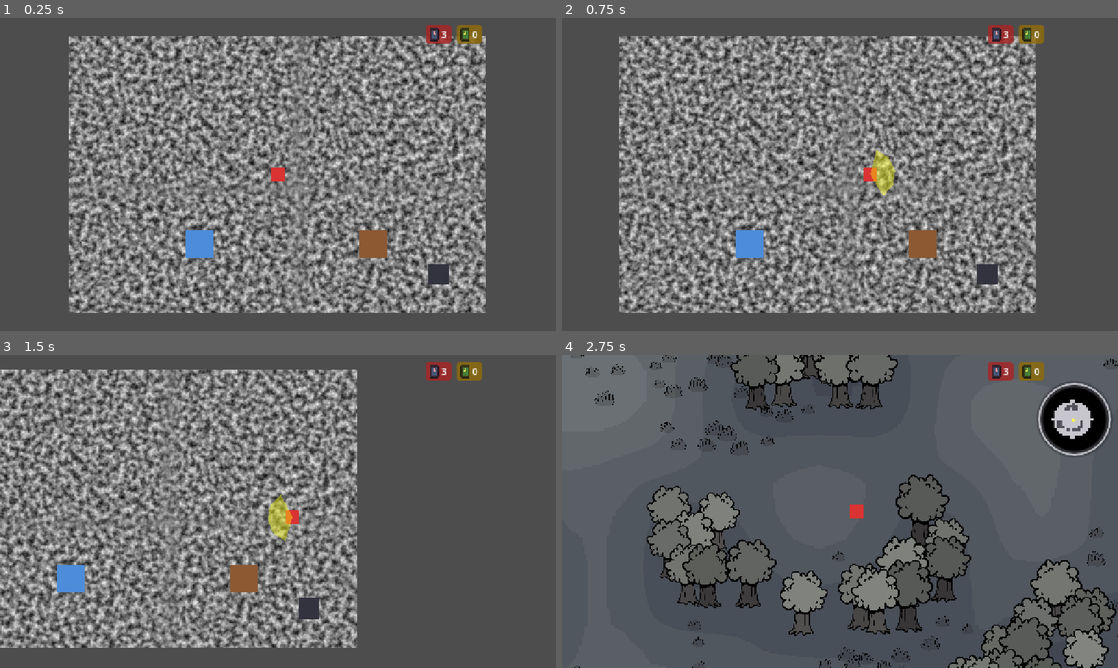
Above: before the commit, frames 1-4 (two rows, left to right).
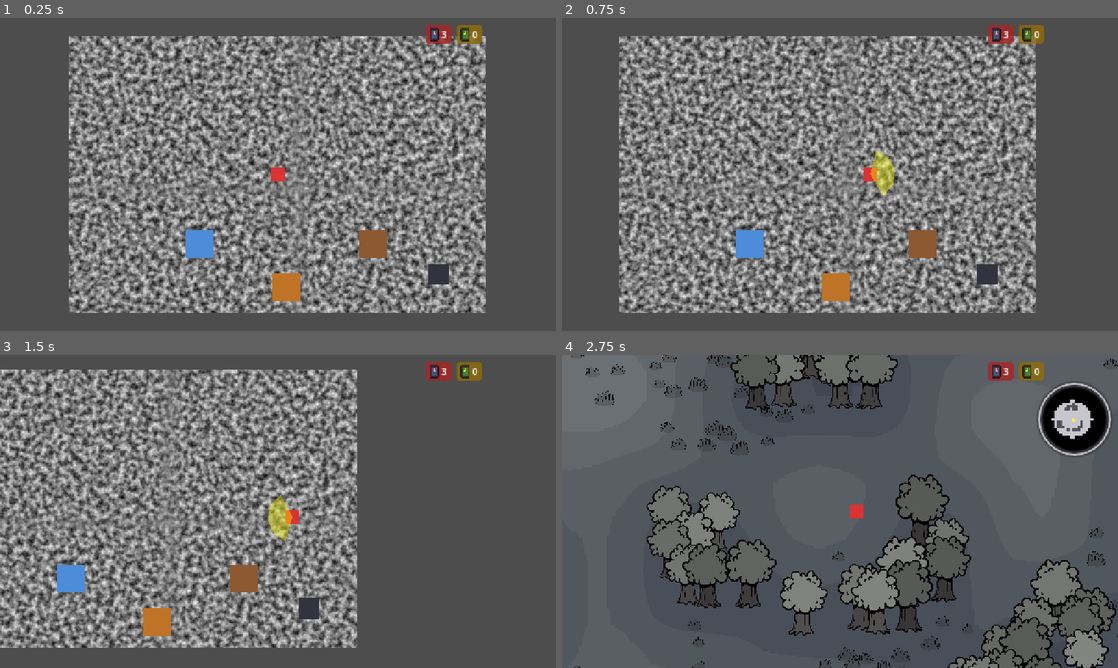
Above: after the commit, the same moments.

Repository: Saitamadupauvre/brotatomato
Game: Godot game, scene res://scenes/main/main.tscn
Same seed, same stepped clock (60 frames per second), same inputs: the game is played once before the commit and once after it. The engine's default icon, where the game draws it, is replaced by a stand-in: a white triangle on a blue panel in a dark square.
Inputs (mouse positions are in pixels of both pictures, inside the frame that each line leads up to):
- Up to frame 1 (0.25 s): no input
- Up to frame 2 (0.75 s): tap Enter at 0.5 s; move the mouse to (962, 158) at 0.52 s; hold D (move_right) from 0.53 s (still down); hold E (interact) from 0.53 s (still down); tap Shift (dash) at 0.6 s; click (962, 158) at 0.67 s
- Up to frame 3 (1.5 s): move the mouse to (166, 527) at 1.27 s; release D (move_right) at 1.28 s; release E (interact) at 1.28 s; hold S (move_down) from 1.28 s (still down); tap E (interact) at 1.35 s; click (166, 527) at 1.42 s
- Up to frame 4 (2.75 s): tap Shift (dash) at 1.55 s; move the mouse to (895, 442) at 2.02 s; release S (move_down) at 2.03 s; press the mouse at (895, 442) at 2.03 s; hold D (move_right) from 2.03 s (still down); tap E (interact) at 2.3 s

The runs differ from the first frame. In frame 1, 0.4% of the frame differs, in the area x 49-54%, y 81-91%; in frame 2, 0.4%; in frame 3, 0.4%; in frame 4, nothing differs.

Commit message:
feat(camp): add crop storage chest with deposit/withdraw

Diff:
--- /dev/null
+++ b/scenes/entities/chest.tscn
@@ -0,0 +1,35 @@
+[gd_scene load_steps=5 format=3 uid="uid://cchest0000001"]
+
+[ext_resource type="Script" path="res://scripts/entities/chest.gd" id="1_chest"]
+[ext_resource type="PackedScene" path="res://scenes/components/interactable.tscn" id="2_interactable"]
+[ext_resource type="Script" path="res://scripts/components/behaviors/outline_behavior.gd" id="3_outline"]
+[ext_resource type="Script" path="res://scripts/components/behaviors/interact_prompt_behavior.gd" id="4_prompt"]
+
+[sub_resource type="RectangleShape2D" id="RectangleShape2D_chest"]
+size = Vector2(64, 64)
+
+[node name="Chest" type="StaticBody2D"]
+script = ExtResource("1_chest")
+
+[node name="CollisionShape2D" type="CollisionShape2D" parent="."]
+shape = SubResource("RectangleShape2D_chest")
+
+[node name="Sprite" type="ColorRect" parent="."]
+offset_left = -32.0
+offset_top = -32.0
+offset_right = 32.0
+offset_bottom = 32.0
+color = Color(0.75, 0.45, 0.15, 1)
+
+[node name="Interactable" parent="." instance=ExtResource("2_interactable")]
+
+[node name="Host" parent="Interactable" index="1"]
+owner_entity_path = NodePath("../..")
+
+[node name="OutlineBehavior" type="Node" parent="Interactable/Host"]
+script = ExtResource("3_outline")
+sprite_path = NodePath("Sprite")
+
+[node name="PromptBehavior" type="Node" parent="Interactable/Host"]
+script = ExtResource("4_prompt")
+label_text = "Chest"
--- a/scenes/main/main.tscn
+++ b/scenes/main/main.tscn
@@ -7,6 +7,8 @@
 [ext_resource type="PackedScene" uid="uid://bgpkm5gclkrc7" path="res://scenes/ui/shop_menu.tscn" id="5_shop_menu"]
 [ext_resource type="PackedScene" uid="uid://4b5nh3umeaea" path="res://scenes/entities/container.tscn" id="6_container"]
 [ext_resource type="PackedScene" path="res://scenes/ui/inventory_menu.tscn" id="7_inventory_menu"]
+[ext_resource type="PackedScene" uid="uid://cchest0000001" path="res://scenes/entities/chest.tscn" id="14_chest"]
+[ext_resource type="PackedScene" uid="uid://cchestmenu0001" path="res://scenes/ui/chest_menu.tscn" id="15_chest_menu"]
 [ext_resource type="Script" uid="uid://c80uoyn25pvrk" path="res://scenes/main/main.gd" id="8_main"]
 [ext_resource type="PackedScene" uid="uid://c4xjvfnydiyay" path="res://scenes/entities/scene_transition_point.tscn" id="11_transition"]
 [ext_resource type="PackedScene" uid="uid://osr6vkqm54ei" path="res://scenes/entities/plot_placement_controller.tscn" id="12_plot_placement"]
@@ -64,6 +66,9 @@
 [node name="Container" parent="." unique_id=1231121260 instance=ExtResource("6_container")]
 position = Vector2(700, 480)
 
+[node name="Chest" parent="." instance=ExtResource("14_chest")]
+position = Vector2(500, 580)
+
 [node name="Plots" type="Node2D" parent="." unique_id=449040098]
 
 [node name="PlotPlacement" parent="." unique_id=1942575348 instance=ExtResource("12_plot_placement")]
@@ -85,4 +90,6 @@
 
 [node name="InventoryMenu" parent="UI" unique_id=1940431405 instance=ExtResource("7_inventory_menu")]
 
+[node name="ChestMenu" parent="UI" instance=ExtResource("15_chest_menu")]
+
 [node name="DialogueBox" parent="UI" unique_id=2090921002 instance=ExtResource("13_dialogue_box")]
--- /dev/null
+++ b/scenes/ui/chest_menu.gd
@@ -0,0 +1,44 @@
+extends MenuPanel
+## Crop chest dashboard: shows carried vs stored crop counts, deposit/
+## withdraw one at a time. Reads/writes GameState only.
+
+@onready var _carried_label: Label = %CarriedLabel
+@onready var _stored_label: Label = %StoredLabel
+@onready var _deposit_button: Button = %DepositButton
+@onready var _withdraw_button: Button = %WithdrawButton
+
+
+func _ready() -> void:
+	super()
+	add_to_group("chest_ui")
+	_deposit_button.pressed.connect(_on_deposit_pressed)
+	_withdraw_button.pressed.connect(_on_withdraw_pressed)
+	GameState.item_changed.connect(_on_item_changed)
+	GameState.crop_stored_changed.connect(_on_crop_stored_changed)
+
+
+func open() -> void:
+	_refresh()
+	show()
+
+
+func _on_item_changed(item_id: String, _count: int) -> void:
+	if item_id == "crop":
+		_refresh()
+
+
+func _on_crop_stored_changed(_count: int) -> void:
+	_refresh()
+
+
+func _on_deposit_pressed() -> void:
+	GameState.deposit_crop(1)
+
+
+func _on_withdraw_pressed() -> void:
+	GameState.withdraw_crop(1)
+
+
+func _refresh() -> void:
+	_carried_label.text = "Carried: %d" % GameState.get_item_count("crop")
+	_stored_label.text = "Stored: %d" % GameState.crop_stored
--- /dev/null
+++ b/scenes/ui/chest_menu.tscn
@@ -0,0 +1,86 @@
+[gd_scene load_steps=3 format=3 uid="uid://cchestmenu0001"]
+
+[ext_resource type="Script" path="res://scenes/ui/chest_menu.gd" id="1_chest_menu"]
+
+[sub_resource type="StyleBoxFlat" id="StyleBoxFlat_panel"]
+bg_color = Color(0.75, 0.45, 0.15, 1)
+border_width_left = 3
+border_width_top = 3
+border_width_right = 3
+border_width_bottom = 3
+border_color = Color(0.45, 0.25, 0.08, 1)
+corner_radius_top_left = 10
+corner_radius_top_right = 10
+corner_radius_bottom_right = 10
+corner_radius_bottom_left = 10
+
+[node name="ChestMenu" type="Control"]
+layout_mode = 3
+anchors_preset = 15
+anchor_right = 1.0
+anchor_bottom = 1.0
+grow_horizontal = 2
+grow_vertical = 2
+mouse_filter = 2
+script = ExtResource("1_chest_menu")
+
+[node name="Panel" type="PanelContainer" parent="."]
+layout_mode = 1
+anchors_preset = 8
+anchor_left = 0.5
+anchor_top = 0.5
+anchor_right = 0.5
+anchor_bottom = 0.5
+offset_left = -160.0
+offset_top = -110.0
+offset_right = 160.0
+offset_bottom = 110.0
+grow_horizontal = 2
+grow_vertical = 2
+theme_override_styles/panel = SubResource("StyleBoxFlat_panel")
+
+[node name="VBox" type="VBoxContainer" parent="Panel"]
+layout_mode = 2
+theme_override_constants/separation = 16
+
+[node name="Title" type="Label" parent="Panel/VBox"]
+layout_mode = 2
+theme_override_font_sizes/font_size = 28
+theme_override_colors/font_color = Color(0.25, 0.15, 0.05, 1)
+text = "Crop Chest"
+horizontal_alignment = 1
+
+[node name="CarriedLabel" type="Label" parent="Panel/VBox"]
+unique_name_in_owner = true
+layout_mode = 2
+theme_override_colors/font_color = Color(0.25, 0.15, 0.05, 1)
+text = "Carried: 0"
+horizontal_alignment = 1
+
+[node name="StoredLabel" type="Label" parent="Panel/VBox"]
+unique_name_in_owner = true
+layout_mode = 2
+theme_override_colors/font_color = Color(0.25, 0.15, 0.05, 1)
+text = "Stored: 0"
+horizontal_alignment = 1
+
+[node name="ButtonRow" type="HBoxContainer" parent="Panel/VBox"]
+layout_mode = 2
+alignment = 1
+theme_override_constants/separation = 12
+
+[node name="DepositButton" type="Button" parent="Panel/VBox/ButtonRow"]
+unique_name_in_owner = true
+layout_mode = 2
+text = "Deposit"
+
+[node name="WithdrawButton" type="Button" parent="Panel/VBox/ButtonRow"]
+unique_name_in_owner = true
+layout_mode = 2
+text = "Withdraw"
+
+[node name="CloseHint" type="Label" parent="Panel/VBox"]
+layout_mode = 2
+theme_override_colors/font_color = Color(0.45, 0.3, 0.1, 1)
+text = "Esc to close"
+horizontal_alignment = 1
--- a/scripts/autoload/game_state.gd
+++ b/scripts/autoload/game_state.gd
@@ -25,6 +25,7 @@
 signal villager_spawned(villager_id: int, position: Vector2)
 signal plot_placed(plot_id: int, position: Vector2)
 signal item_changed(item_id: String, count: int)
+signal crop_stored_changed(count: int)
 signal equipment_changed(slot: EquipmentData.EquipSlot, item_id: String)
 
 const STARTING_TOMATOES: int = 3
@@ -53,6 +54,11 @@
 var villagers: Array[Dictionary] = []
 
 var _next_villager_id: int = 0
+
+## Crop chest storage — separate from the carried "crop" inventory count,
+## survives scene changes because it lives here rather than on the chest
+## node itself (which is freed on scene transition).
+var crop_stored: int = 0
 
 
 func _ready() -> void:
@@ -151,3 +157,22 @@
 func get_equipped(slot: EquipmentData.EquipSlot) -> ItemData:
 	var id: String = _equipped.get(slot, "")
 	return get_item_data(id) if id != "" else null
+
+
+## Moves crop from carried inventory into chest storage.
+func deposit_crop(amount: int = 1) -> bool:
+	if not remove_item("crop", amount):
+		return false
+	crop_stored += amount
+	crop_stored_changed.emit(crop_stored)
+	return true
+
+
+## Moves crop from chest storage back into carried inventory.
+func withdraw_crop(amount: int = 1) -> bool:
+	if crop_stored < amount:
+		return false
+	crop_stored -= amount
+	add_item("crop", amount)
+	crop_stored_changed.emit(crop_stored)
+	return true
--- /dev/null
+++ b/scripts/entities/chest.gd
@@ -0,0 +1,22 @@
+extends StaticBody2D
+## Crop storage chest: solid obstacle + interactable that opens the chest
+## menu. Mirrors shop.gd's pattern exactly.
+
+@onready var _interactable: InteractableComponent = $Interactable
+
+
+func _ready() -> void:
+	_interactable.interacted.connect(_on_interacted)
+	_interactable.player_out_of_range.connect(_on_player_out_of_range)
+
+
+func _on_interacted() -> void:
+	var chest_menu: Node = get_tree().get_first_node_in_group("chest_ui")
+	if chest_menu:
+		chest_menu.open()
+
+
+func _on_player_out_of_range() -> void:
+	var chest_menu: Node = get_tree().get_first_node_in_group("chest_ui")
+	if chest_menu:
+		chest_menu.close()
